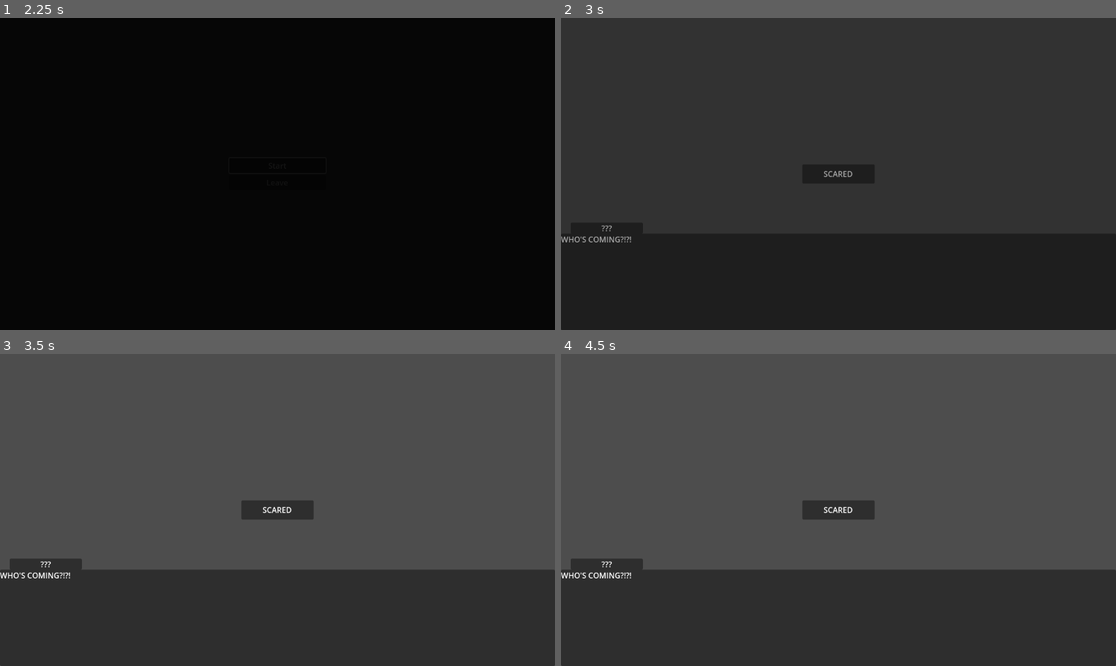
Above: before the commit, frames 1-4 (two rows, left to right).
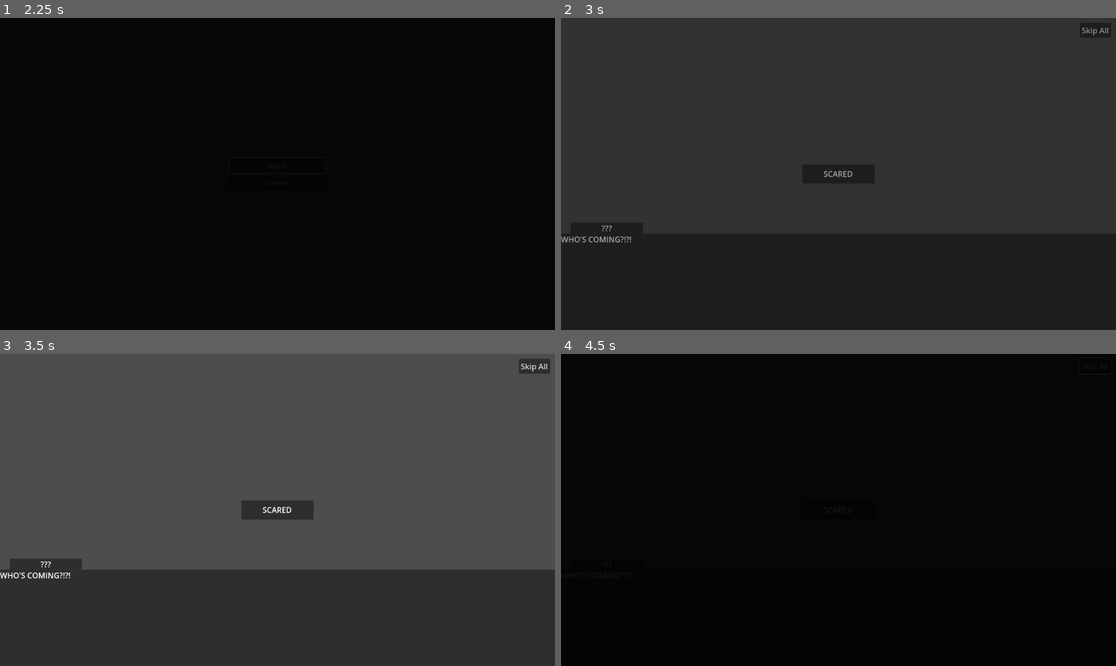
Above: after the commit, the same moments.

Repository: Lipatant/KitchenwareShop
Game: Godot game, scene res://Source/Scenes/MainMenu.tscn
The game is run twice, just before and just after one commit, with the same random seed, the same clock (stepped at 60 frames per second) and the same inputs.
Inputs (mouse positions are in pixels of both pictures, inside the frame that each line leads up to):
- Up to frame 1 (2.25 s): click "Start" at 0.5 s; click "Start" at 1.25 s; click "Leave" at 2 s
- Up to frame 2 (3 s): click (1093, 30) at 2.75 s, where only the run after the commit has a clickable "Skip All"
- Up to frame 3 (3.5 s): no input
- Up to frame 4 (4.5 s): click (1093, 366) at 3.5 s, where only the run after the commit has a clickable "Skip All"; click (1093, 366) at 4.25 s, where only the run after the commit has a clickable "Skip All"

Frame 1 is identical in both runs. In frame 2, less than 0.1% of the frame differs, in the area x 93-99%, y 3-6%; in frame 3, 0.2%; in frame 4, 100%, in the area x 0-100%, y 0-100%.

Commit message:
feat: adding SkikAllButton to Dialogue

Diff:
--- a/Localization/Localization.csv
+++ b/Localization/Localization.csv
@@ -281,5 +281,7 @@
 
 CharacterSpeechGenericWait,"..."
 
+DialogueSkipAllButton,Skip All
+
 MainMenuStartButton,Start
 MainMenuLeaveButton,Leave
--- a/Source/Scenes/Dialogue.tscn
+++ b/Source/Scenes/Dialogue.tscn
@@ -76,6 +76,21 @@
 text = "PLACEHOLDER"
 horizontal_alignment = 1
 
+[node name="VBoxContainer" type="VBoxContainer" parent="."]
+layout_mode = 1
+anchors_preset = -1
+anchor_left = 1.0
+anchor_right = 1.0
+offset_left = -40.0
+offset_top = 10.0
+offset_right = -10.0
+offset_bottom = 40.0
+grow_horizontal = 0
+
+[node name="SkipAllButton" type="Button" parent="VBoxContainer"]
+layout_mode = 2
+text = "DialogueSkipAllButton"
+
 [node name="Choice" type="ItemList" parent="."]
 unique_name_in_owner = true
 visible = false
@@ -96,4 +111,5 @@
 
 [connection signal="speech_pressed" from="." to="." method="_on_speech_pressed"]
 [connection signal="gui_input" from="CharacterSpeechContainer" to="." method="_on_character_speech_container_gui_input"]
+[connection signal="pressed" from="VBoxContainer/SkipAllButton" to="." method="_on_skip_all_button_pressed"]
 [connection signal="item_activated" from="Choice" to="." method="_on_choice_item_activated"]
--- a/Source/Scenes/Dialogue/Dialogue.gd
+++ b/Source/Scenes/Dialogue/Dialogue.gd
@@ -54,6 +54,9 @@
 	%Choice.visible = false
 	play(_event.choices[index], _character)
 
+func _on_skip_all_button_pressed() -> void:
+	SaveManager.end_event()
+
 func _on_speech_pressed() -> void:
 	if !%CharacterSpeech.text:
 		return
Binary file changed: Localization/Localization.en.translation
